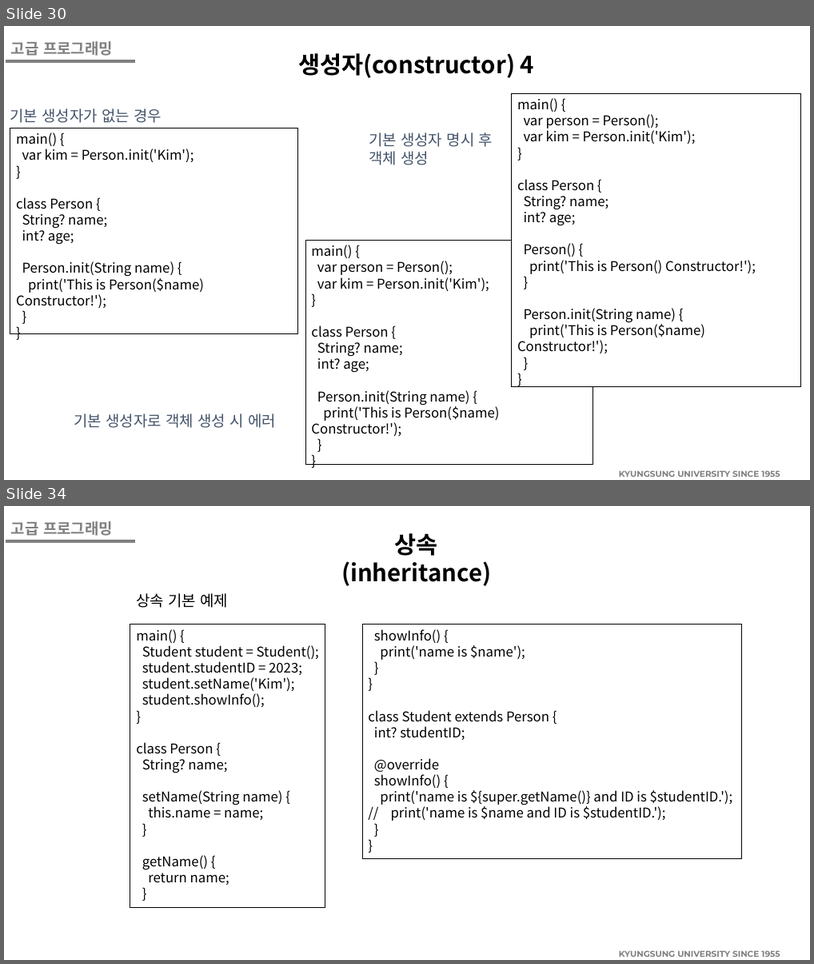
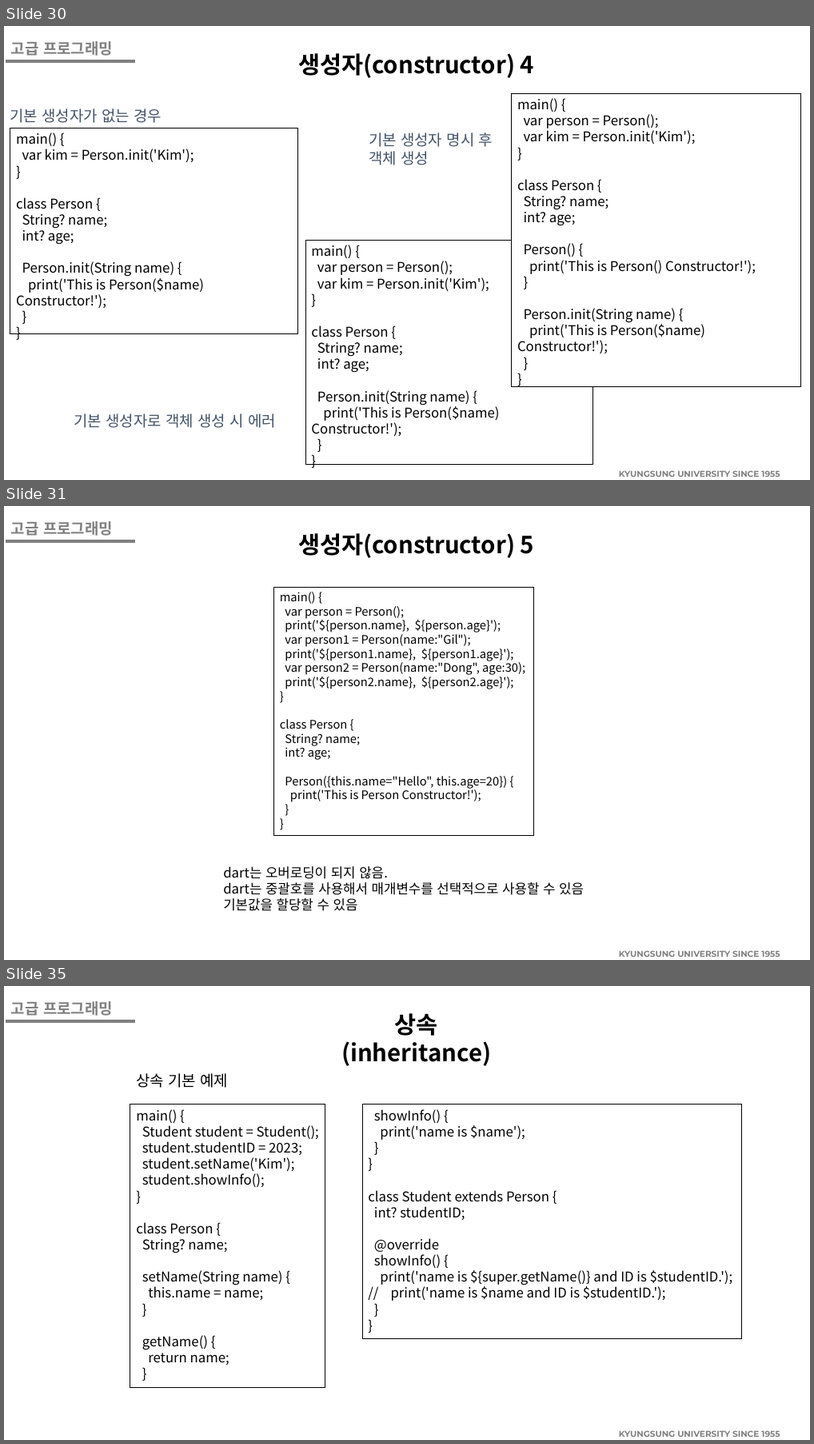
Before and after one commit to WeslySloan/High-Level-Programming, a slide deck: 5주차/고급프로그래밍05Dart2.pptx. Shown one above the other, each under a label of ours: slides 30 and 34 before the commit, slides 30, 31 and 35 after it; the slides between them are not shown. The pictures are 814x964 and 814x1444 pixels, drawn with LibreOffice and Linux fonts; fonts in the diff are those of the drawing; background and template pictures are left out. Boxes give left, top, right and bottom in pixels: in the first picture for what was removed or moved away, otherwise in the second. Text is boxed around its words. In the diff, an @@ line names an element or a change of style, - is before the commit and + after.

```diff
--- a/5주차/고급프로그래밍05Dart2.pptx
+++ b/5주차/고급프로그래밍05Dart2.pptx
@@ slide 31 added at (4, 506, 810, 960), background #FFFFFF; not listed: 3 template elements that a slide beside it also shows @@
@@ text added at (298, 533, 534, 558), 28 pt, text #000000, bold @@
+생성자(constructor) 5
@@ rectangle added at (274, 587, 534, 836), outline #000000 0.75 pt, 14 pt, text #000000 @@
+main() {
+var person = Person();
+print('${person.name}, ${person.age}');
+var person1 = Person(name:"Gil");
+print('${person1.name}, ${person1.age}');
+var person2 = Person(name:"Dong", age:30);
+print('${person2.name}, ${person2.age}');
+}
+class Person {
+String? name;
+int? age;
+Person({this.name="Hello", this.age=20}) {
+print('This is Person Constructor!');
+}
+}
@@ text added at (223, 866, 584, 911), 16 pt, text #000000 @@
+dart는 오버로딩이 되지 않음.
+dart는 중괄호를 사용해서 매개변수를 선택적으로 사용할 수 있음
+기본값을 할당할 수 있음
@@ what was slide 34 is now slide 35 @@
```
Also in this commit, not shown: 4 slides changed.
